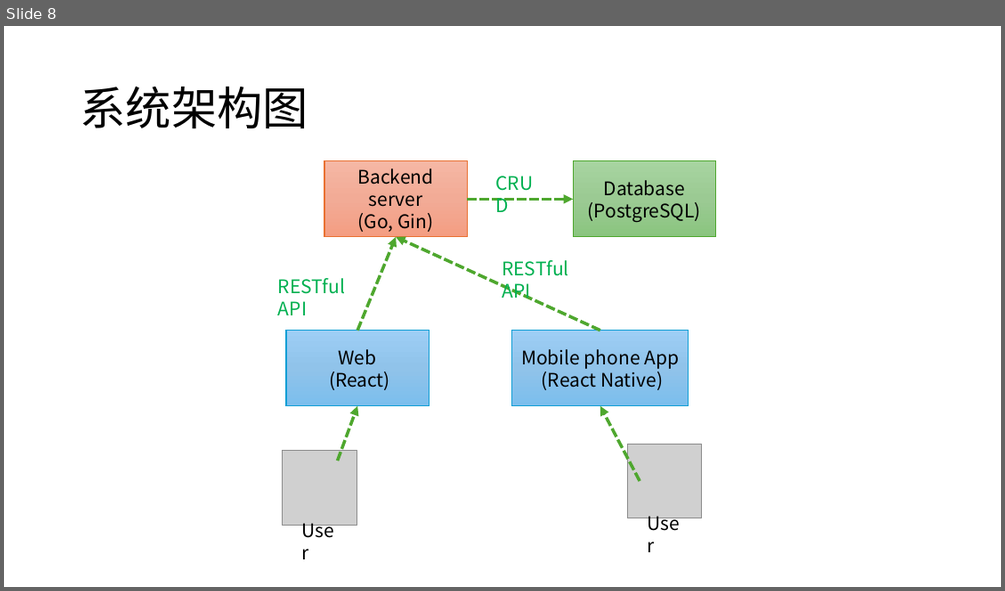
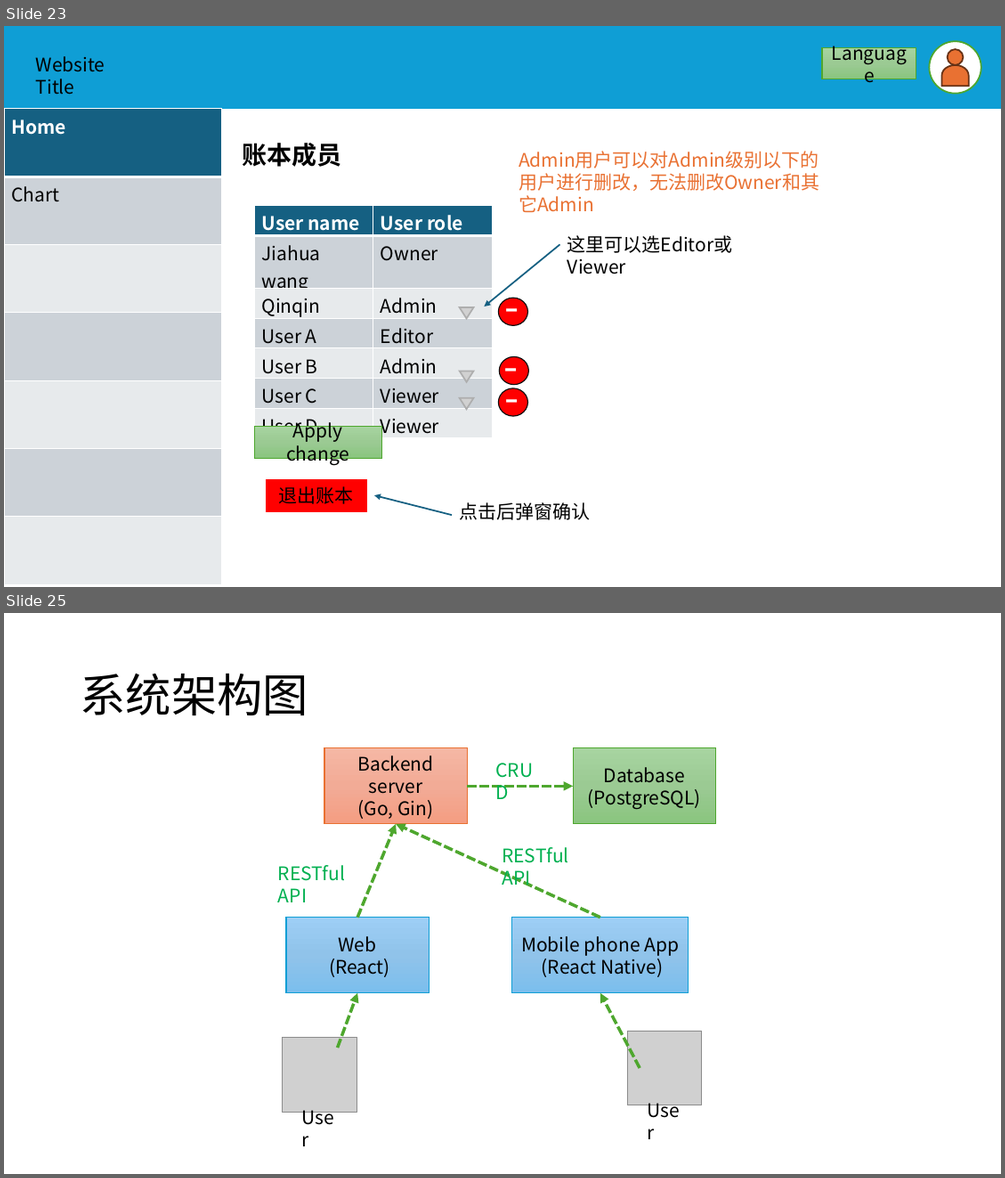
Before and after one commit to w9029/expense_statistics, a slide deck: documents/expenseWebsiteScript.pptx. Shown one above the other, each under a label of ours: slide 8 before the commit, slides 23 and 25 after it; the slides between them are not shown. The pictures are 1005x591 and 1005x1178 pixels, drawn with LibreOffice and Linux fonts; fonts in the diff are those of the drawing; grey boxes stand for pictures. Boxes give left, top, right and bottom in pixels: in the first picture for what was removed or moved away, otherwise in the second. Text is boxed around its words. In the diff, an @@ line names an element or a change of style, - is before the commit and + after.

```diff
--- a/documents/expenseWebsiteScript.pptx
+++ b/documents/expenseWebsiteScript.pptx
@@ slide 23 added at (x1=4, y1=26, x2=1001, y2=587), background #FFFFFF @@
@@ rectangle added at (x1=4, y1=26, x2=1001, y2=109), fill #0F9ED5 @@
@@ rectangle added at (x1=822, y1=48, x2=916, y2=79), fill gradient #A8D5A0 to #9CCA94 to #8AC680, outline #4EA72E 1 pt, 18 pt, text #000000 @@
+Language
@@ ellipse added at (x1=929, y1=42, x2=981, y2=94), fill #FFFFFF, outline #4EA72E 1.5 pt @@
@@ ellipse added at (x1=947, y1=49, x2=963, y2=65), fill #E97132, outline #663216 1.5 pt @@
@@ text added at (x1=36, y1=56, x2=105, y2=95), 18 pt, text #000000 @@
+Website Title
@@ flow chart delay added at (x1=942, y1=65, x2=969, y2=86), fill #E97132, outline #663216 1.5 pt @@
@@ table added at (x1=4, y1=109, x2=222, y2=585), 7 rows, 1 columns @@
+Home
+Chart
+
+
+
+
+
@@ text added at (x1=243, y1=143, x2=342, y2=167), 24 pt, text #000000, bold @@
+账本成员
@@ text added at (x1=518, y1=173, x2=819, y2=191), 18 pt, text #E97132 @@
+Admin用户可以对Admin级别以下的用户进行删改，无法删改Owner和其它Admin
@@ table added at (x1=254, y1=205, x2=493, y2=441), 7 rows, 2 columns @@
+User name | User role
+Jiahua wang | Owner
+Qinqin | Admin
+User A | Editor
+User B | Admin
+User C | Viewer
+User D | Viewer
@@ text added at (x1=567, y1=235, x2=732, y2=253), 18 pt, text #000000 @@
+这里可以选Editor或Viewer
@@ arrow added from (560, 244) to (484, 306), #156082 1.5 pt @@
@@ text added at (x1=497, y1=277, x2=525, y2=335), 40 pt, text #FFFFFF @@
+-
@@ triangle added at (x1=460, y1=307, x2=474, y2=319), fill #D1D1D1, outline #AEAEAE 1.5 pt @@
@@ ellipse added at (x1=498, y1=297, x2=527, y2=325), fill #FF0000, outline #0D0D0D 1 pt @@
@@ text added at (x1=496, y1=337, x2=524, y2=394), 40 pt, text #FFFFFF @@
+-
@@ triangle added at (x1=460, y1=370, x2=474, y2=382), fill #D1D1D1, outline #AEAEAE 1.5 pt @@
@@ text added at (x1=497, y1=368, x2=525, y2=426), 40 pt, text #FFFFFF @@
+-
@@ ellipse added at (x1=499, y1=356, x2=528, y2=384), fill #FF0000, outline #0D0D0D 1 pt @@
@@ triangle added at (x1=460, y1=398, x2=474, y2=409), fill #D1D1D1, outline #AEAEAE 1.5 pt @@
@@ ellipse added at (x1=498, y1=388, x2=527, y2=416), fill #FF0000, outline #0D0D0D 1 pt @@
@@ rectangle added at (x1=254, y1=426, x2=381, y2=459), fill gradient #A8D5A0 to #9CCA94 to #8AC680, outline #4EA72E 1 pt, 18 pt, text #000000 @@
+Apply change
@@ rectangle added at (x1=266, y1=479, x2=366, y2=511), fill #FF0000, outline #FF0000 1 pt, 18 pt, text #000000 @@
+退出账本
@@ arrow added from (452, 515) to (374, 495), #156082 1.5 pt @@
@@ text added at (x1=459, y1=502, x2=590, y2=520), 18 pt, text #000000 @@
+点击后弹窗确认
@@ what was slide 8 is now slide 25 @@
```
Also in this commit, not shown: 3 slides changed, 19 other slides added, 3 slides removed, 21 other files.
